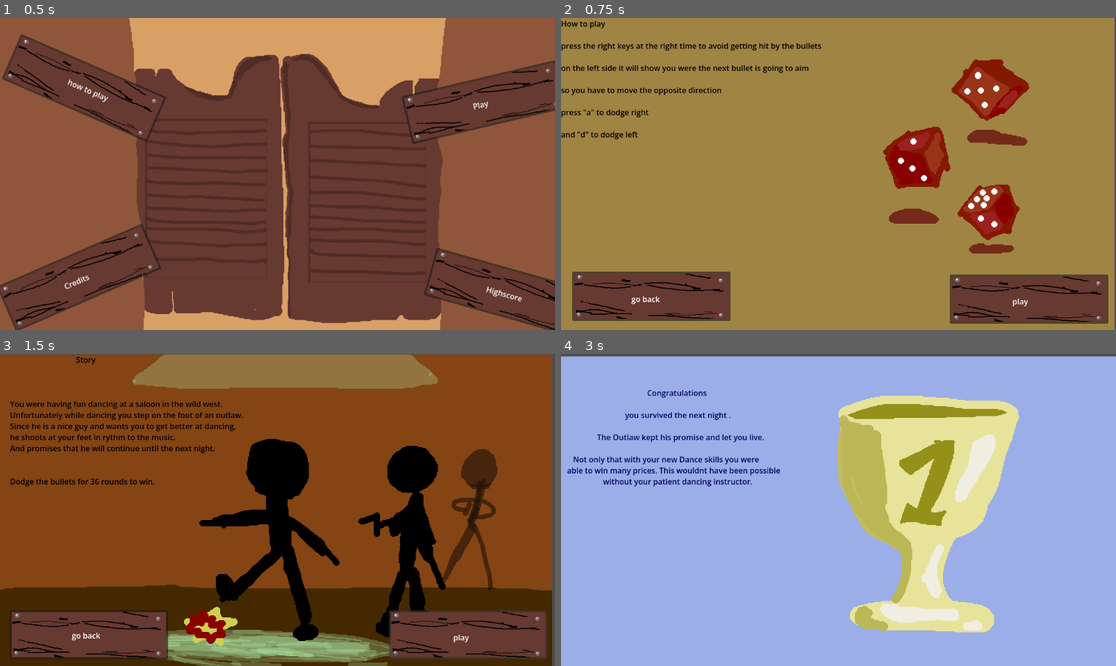
Above: before the commit, frames 1-4 (two rows, left to right).
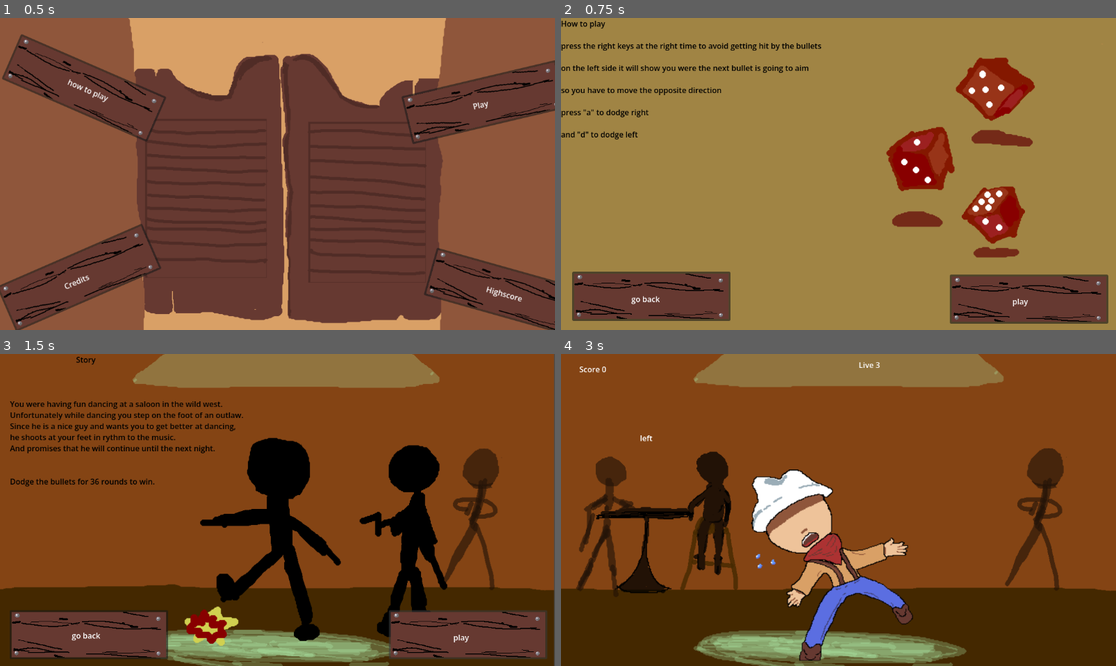
Above: after the commit, the same moments.

Repository: pakized/dancing-in-the-wild-west
Game: Godot game, scene res://Scenes/Menu/MainMenu.tscn
Same seed, same stepped clock (60 frames per second), same inputs: the game is played once before the commit and once after it.
Inputs:
- Up to frame 1 (0.5 s): no input
- Up to frame 2 (0.75 s): click "how to play" at 0.5 s
- Up to frame 3 (1.5 s): click "play" at 1.25 s
- Up to frame 4 (3 s): click "play" at 2 s; tap Enter at 2.75 s; hold A (moveRight) from 2.78 s (still down); hold P from 2.78 s (still down)

Frame 1 is identical in both runs. In frame 2, 3.4% of the frame differs, in the area x 58-100%, y 0-100%; in frame 3, 2.7%; in frame 4, 100%, in the area x 0-100%, y 0-100%.

Commit message:
remove instant demo-win

Diff:
--- a/JSON/highscores.json
+++ b/JSON/highscores.json
@@ -1 +1 @@
-[{"name":"I won :)","score":36.0},{"name":"Player","score":22.0},{"name":"pakize","score":22.0},{"name":"im dead :(","score":19.0},{"name":"gg","score":17.0},{"name":"regt","score":17},{"name":"ff","score":13.0},{"name":"TEST","score":12.0},{"name":"TEST","score":12.0},{"name":"TEST","score":12.0}]
+[{"name":"I won :)","score":36.0},{"name":"pakize","score":28.0},{"name":"Player","score":22.0},{"name":"pakize","score":22.0},{"name":"im dead :(","score":19.0},{"name":"gg","score":17.0},{"name":"regt","score":17.0},{"name":"ff","score":13.0},{"name":"TEST","score":12.0},{"name":"TEST","score":12.0}]
--- a/Scenes/EndingScene.tscn
+++ b/Scenes/EndingScene.tscn
@@ -31,5 +31,6 @@
 
 [node name="Sprite2D" type="Sprite2D" parent="." unique_id=1886621287]
 z_index = -1
-position = Vector2(576, 329)
+position = Vector2(570.49994, 320)
+scale = Vector2(1.0303818, 1.0401233)
 texture = ExtResource("1_4l0lt")
--- a/Scenes/Menu/Highscore.tscn
+++ b/Scenes/Menu/Highscore.tscn
@@ -56,7 +56,8 @@
 
 [node name="Sprite2D" type="Sprite2D" parent="." unique_id=2063892468]
 z_index = -6
-position = Vector2(579, 320)
+position = Vector2(579.5, 325.5)
+scale = Vector2(1.0147569, 1.0231482)
 texture = ExtResource("3_oeadk")
 
 [connection signal="pressed" from="Control/Button2" to="Control" method="_on_button_2_pressed"]
--- a/Scenes/Menu/HowToPlay.tscn
+++ b/Scenes/Menu/HowToPlay.tscn
@@ -65,7 +65,8 @@
 
 [node name="Sprite2D" type="Sprite2D" parent="." unique_id=398281234]
 z_index = -1
-position = Vector2(573, 324)
+position = Vector2(578.00006, 327.5)
+scale = Vector2(1.015625, 1.029321)
 texture = ExtResource("2_s6vjn")
 
 [connection signal="pressed" from="Control/RichTextLabel/Button2" to="Control" method="_on_button_2_pressed"]
--- a/Scenes/Menu/Story.tscn
+++ b/Scenes/Menu/Story.tscn
@@ -67,7 +67,8 @@
 
 [node name="Sprite2D" type="Sprite2D" parent="." unique_id=1521527856]
 z_index = -1
-position = Vector2(570, 325)
+position = Vector2(572, 324)
+scale = Vector2(1.0034722, 1.0030864)
 texture = ExtResource("3_xn1fu")
 
 [connection signal="pressed" from="Control/RichTextLabel/Button2" to="Control/RichTextLabel/Button2" method="_on_pressed"]
--- a/Scenes/Menu/credits.tscn
+++ b/Scenes/Menu/credits.tscn
@@ -50,7 +50,8 @@
 
 [node name="Sprite2D" type="Sprite2D" parent="." unique_id=1934520090]
 z_index = -1
-position = Vector2(577, 324)
+position = Vector2(574, 321.5)
+scale = Vector2(1.0121527, 1.007716)
 texture = ExtResource("2_i06gd")
 
 [connection signal="pressed" from="Button3" to="Control" method="_on_button_3_pressed"]
--- a/Scripts/Game/game.gd
+++ b/Scripts/Game/game.gd
@@ -34,8 +34,8 @@
 func _process(delta):
 	#TODO: instant win for demo delete this later
 	#from here
-	if Input.is_key_pressed(KEY_P):
-		get_tree().change_scene_to_file("res://Scenes/EndingScene.tscn")
+	#if Input.is_key_pressed(KEY_P):
+	#	get_tree().change_scene_to_file("res://Scenes/EndingScene.tscn")
 	#to this
 	if waiting:
 		waiting = false
Not shown, changed: export_presets.cfg
Not shown, changed: DancingInTheWildWest.pck
Not shown, added: EXport/DancingInTheWildWest.apple-touch-icon.png
Not shown, added: EXport/DancingInTheWildWest.audio.position.worklet.js
Not shown, added: EXport/DancingInTheWildWest.audio.worklet.js
Not shown, added: EXport/DancingInTheWildWest.icon.png
Not shown, added: EXport/DancingInTheWildWest.js
Not shown, added: EXport/DancingInTheWildWest.png
Not shown, added: EXport/index.html
